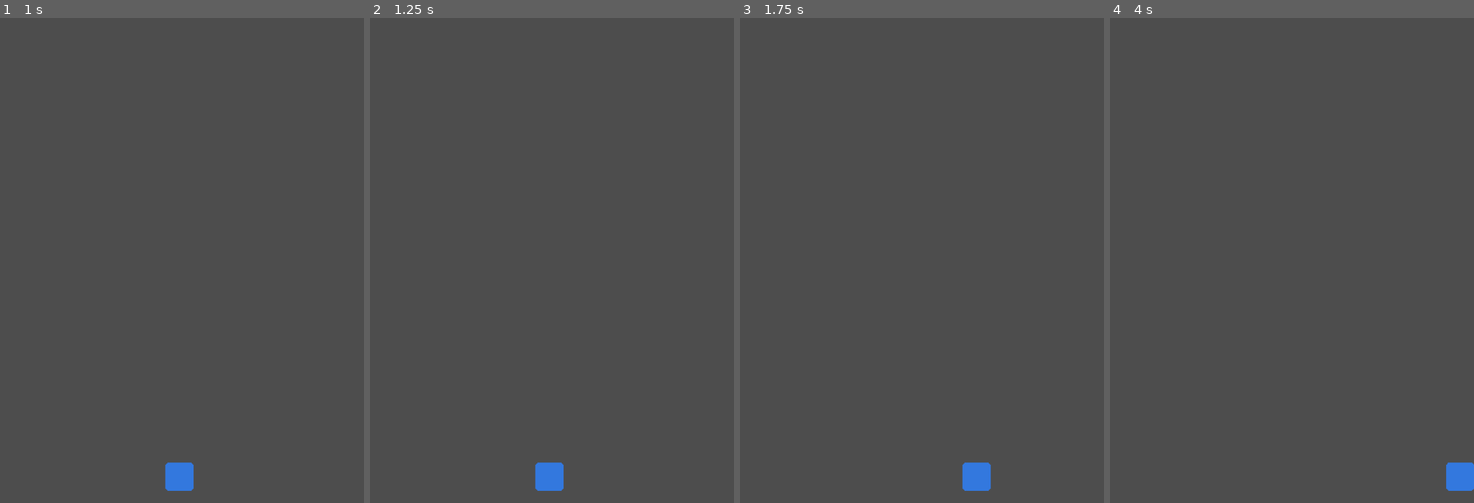
Above: before the commit, frames 1-4 (left to right).
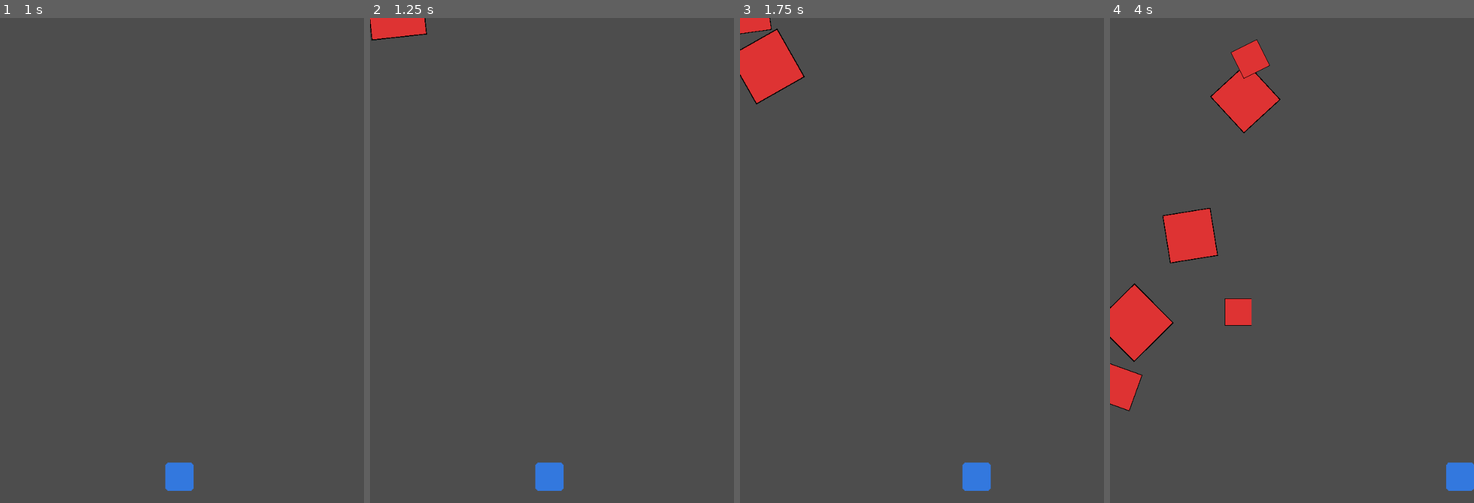
Above: after the commit, the same moments.

Repository: ivaylo-traykov/DodgeDrop
Game: Godot game, scene res://Scenes/main_screen.tscn
The game is run twice, just before and just after one commit, with the same random seed, the same clock (stepped at 60 frames per second) and the same inputs.
Inputs:
- Up to frame 1 (1 s): click "New Game" at 0.5 s
- Up to frame 2 (1.25 s): no input
- Up to frame 3 (1.75 s): hold Right (ui_right) from 1.28 s (still down)
- Up to frame 4 (4 s): release Right (ui_right) at 2.03 s; hold Left (ui_left) 2.03-2.78 s; hold Right (ui_right) from 2.78 s (still down)

Frame 1 is identical in both runs. In frame 2, 0.6% of the frame differs, in the area x 0-16%, y 0-5%; in frame 3, 1.9%; in frame 4, 5.9%, in the area x 0-47%, y 4-82%.

Commit message:
Add basic enemy type and collisions with the player

Diff:
--- /dev/null
+++ b/Scenes/Drops/block.tscn
@@ -0,0 +1,23 @@
+[gd_scene load_steps=4 format=3 uid="uid://cwxjwg0x1f5e"]
+
+[ext_resource type="Script" path="res://Scripts/block.gd" id="1_f4avb"]
+[ext_resource type="Texture2D" uid="uid://dfcfnafh4evhw" path="res://Assets/Blocks/square.png" id="2_h24s6"]
+
+[sub_resource type="RectangleShape2D" id="RectangleShape2D_t6ri5"]
+size = Vector2(60, 60)
+
+[node name="block" type="Area2D"]
+script = ExtResource("1_f4avb")
+
+[node name="TextureRect" type="TextureRect" parent="."]
+offset_left = -30.0
+offset_top = -30.0
+offset_right = 30.0
+offset_bottom = 30.0
+texture = ExtResource("2_h24s6")
+
+[node name="CollisionShape2D" type="CollisionShape2D" parent="."]
+position = Vector2(2, 2)
+shape = SubResource("RectangleShape2D_t6ri5")
+
+[connection signal="body_entered" from="." to="." method="_on_body_entered"]
--- a/Scenes/level.tscn
+++ b/Scenes/level.tscn
@@ -1,8 +1,23 @@
-[gd_scene load_steps=2 format=3 uid="uid://h6cajh187ua4"]
+[gd_scene load_steps=4 format=3 uid="uid://h6cajh187ua4"]
 
+[ext_resource type="Script" path="res://Scripts/level.gd" id="1_rfqn2"]
 [ext_resource type="PackedScene" uid="uid://bom08i33w53dc" path="res://Scenes/player.tscn" id="1_xglin"]
+[ext_resource type="Texture2D" uid="uid://6kcm6jywnyle" path="res://Assets/bckgrnd.png" id="3_gfjaq"]
 
 [node name="level" type="Node2D"]
+script = ExtResource("1_rfqn2")
 
 [node name="Player" parent="." instance=ExtResource("1_xglin")]
 position = Vector2(355, 908)
+
+[node name="Sprite2D" type="Sprite2D" parent="."]
+visible = false
+z_index = -100
+position = Vector2(360, 480)
+texture = ExtResource("3_gfjaq")
+
+[node name="spawn_cooldown" type="Timer" parent="."]
+wait_time = 0.5
+autostart = true
+
+[connection signal="timeout" from="spawn_cooldown" to="." method="_on_spawn_cooldown_timeout"]
--- a/Scenes/player.tscn
+++ b/Scenes/player.tscn
@@ -17,7 +17,7 @@
 [sub_resource type="RectangleShape2D" id="RectangleShape2D_msoa2"]
 size = Vector2(26, 26)
 
-[node name="Player" type="CharacterBody2D"]
+[node name="player" type="CharacterBody2D"]
 script = ExtResource("1_ngrnm")
 
 [node name="AnimatedSprite2D" type="AnimatedSprite2D" parent="."]
--- /dev/null
+++ b/Scripts/block.gd
@@ -0,0 +1,33 @@
+extends Area2D
+class_name Block
+
+var rng = RandomNumberGenerator.new()
+var speed = 7
+var angle = 0
+var scale_index = 1
+var rotation_speed = 0.025
+var rotation_direction = 0
+
+@onready var sprite = $TextureRect
+
+func _ready():
+	rotation_direction = rng.randi_range(-1, 1)
+	scale_index = rng.randf_range(0.5,2)
+	scale = Vector2(scale_index, scale_index)
+	z_index = -scale_index
+
+func _process(delta):
+	position.y += speed / scale_index
+	angle += (rotation_speed / scale_index) * rotation_direction
+	rotation = angle
+
+	if position.y > 1024:
+		die()
+
+func _on_body_entered(body):
+	if body is Player:
+		print("Player got hit")
+		die()
+
+func die():
+	queue_free()
--- /dev/null
+++ b/Scripts/level.gd
@@ -0,0 +1,29 @@
+extends Node
+
+var rng = RandomNumberGenerator.new()
+var time = 0
+var spawn_ready = false
+var item_scene = preload("res://Scenes/Drops/block.tscn")
+var timer = null
+var screen_width = 0
+
+func _ready():
+	timer = $spawn_cooldown
+	screen_width = int(get_viewport().size.x)
+
+func _process(delta):
+	time += delta
+
+	## SPAWN DROPS
+	if spawn_ready:
+		var item = item_scene.instantiate()
+		var spawn_point = rng.randi() % screen_width
+		item.position.y = -50
+		item.position.x = spawn_point
+		get_tree().root.add_child(item)
+		spawn_ready = false
+		timer.start()
+
+
+func _on_spawn_cooldown_timeout():
+	spawn_ready = true
--- a/Scripts/player.gd
+++ b/Scripts/player.gd
@@ -1,7 +1,8 @@
 extends CharacterBody2D
+class_name Player
 
 var speed = 300
-var drift = 30
+var drift = speed / 10
 
 func _process(delta):
 
Binary file added: Assets/Blocks/square.png
Not shown, changed: .gitignore
Not shown, added: Assets/Blocks/bckgrnd.jfif
